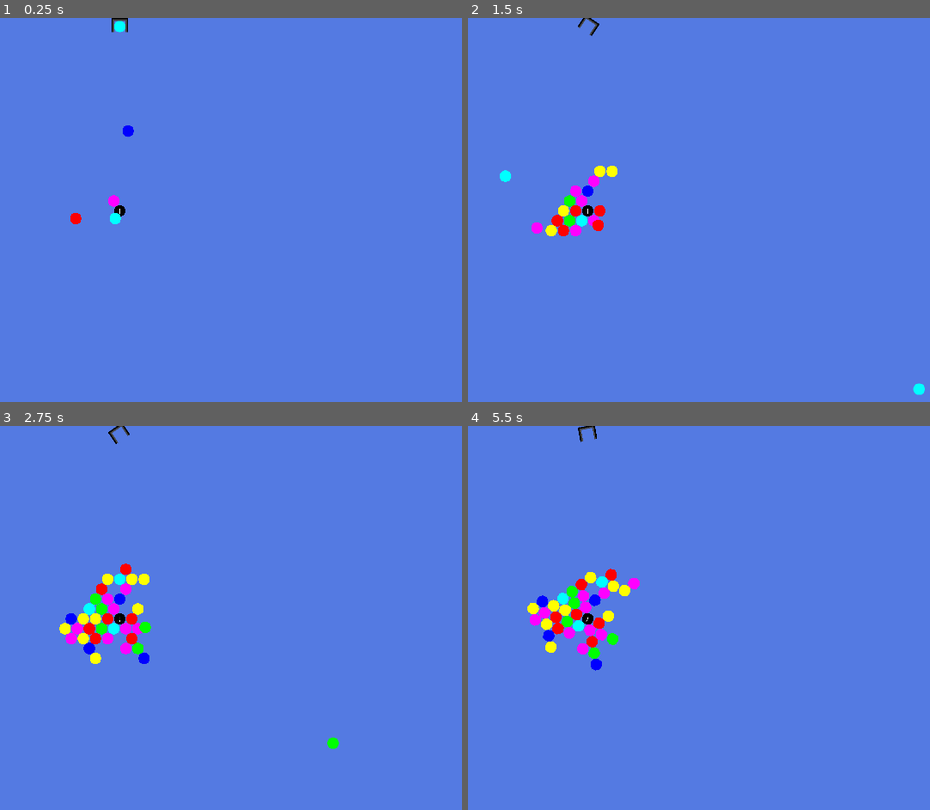
Above: before the commit, frames 1-4 (two rows, left to right).
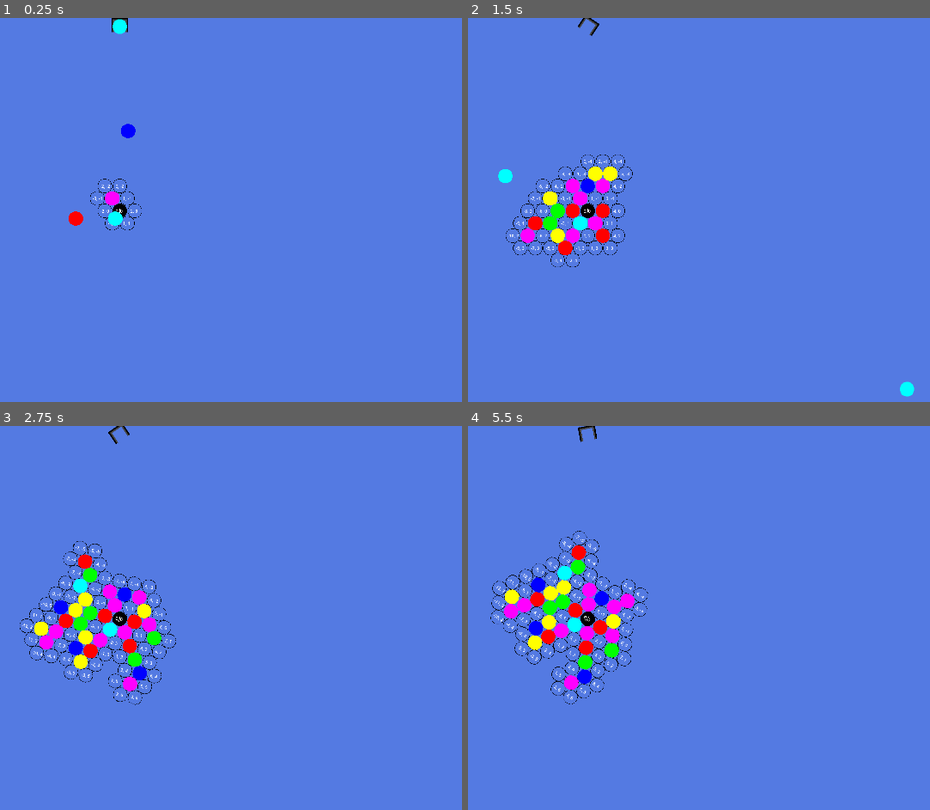
Above: after the commit, the same moments.

Repository: almostNathan/BubbleSpinnerRoguelike
Game: Godot game, scene res://main_arena.tscn
Same seed, same stepped clock (60 frames per second), same inputs: the game is played once before the commit and once after it.
Inputs (mouse positions are in pixels of both pictures, inside the frame that each line leads up to):
- Up to frame 1 (0.25 s): no input
- Up to frame 2 (1.5 s): move the mouse to (740, 190) at 0.52 s; press the mouse at (740, 190) at 0.53 s; move the mouse to (outside the picture) at 1.27 s; release the mouse at (outside the picture) at 1.28 s; click (outside the picture) at 1.35 s
- Up to frame 3 (2.75 s): move the mouse to (189, 533) at 2.02 s; press the mouse at (189, 533) at 2.03 s
- Up to frame 4 (5.5 s): move the mouse to (555, 694) at 2.77 s; release the mouse at (555, 694) at 2.78 s; click (555, 694) at 2.85 s; tap Enter at 3.5 s; move the mouse to (791, 675) at 3.52 s; press the mouse at (791, 675) at 3.53 s; move the mouse to (outside the picture) at 4.27 s; release the mouse at (outside the picture) at 4.28 s; click (outside the picture) at 4.35 s; move the mouse to (620, 618) at 5.02 s; press the mouse at (620, 618) at 5.03 s

The runs differ from the first frame. In frame 1, 0.3% of the frame differs, in the area x 14-31%, y 0-56%; in frame 2, 2.4%; in frame 3, 4.5%; in frame 4, 4.7%, in the area x 4-40%, y 27-73%.

Commit message:
basic scoring done

Diff:
--- a/Globals/BallTypes.gd
+++ b/Globals/BallTypes.gd
@@ -1,5 +1,29 @@
 extends Node
 
+
 var types : Dictionary = {
-	""
+	"red" : {
+		"color" : Color(1.0, 0.0, 0.0,1),
+		"value" : 5
+	},
+	"green" : {
+		"color" : Color(0.0, 1.0, 0.0,1),
+		"value" : 6
+	},
+	"blue" : {
+		"color" : Color(0.0, 0.0, 1.0,1),
+		"value" : 7
+	},
+	"yellow" : {
+		"color" : Color(1.0, 1.0, 0.0,1),
+		"value" : 8
+	},
+	"cyan" : {
+		"color" : Color(0.0, 1.0, 1.0,1),
+		"value" : 9
+	},
+	"purple" : {
+		"color" : Color(1.0, 0.0, 1.0,1),
+		"value" : 10
+	}
 }
--- a/Scenes/ball_grid_slot.tscn
+++ b/Scenes/ball_grid_slot.tscn
@@ -10,11 +10,10 @@
 script = ExtResource("1_x7o2b")
 
 [node name="Sprite2D" type="Sprite2D" parent="."]
-visible = false
+scale = Vector2(1.25, 1.25)
 texture = ExtResource("2_811my")
 
 [node name="Label" type="Label" parent="."]
-visible = false
 anchors_preset = 8
 anchor_left = 0.5
 anchor_top = 0.5
--- a/Scenes/ball_queue.gd
+++ b/Scenes/ball_queue.gd
@@ -7,8 +7,6 @@
 	if current_queue.is_empty():
 		reload_current_queue()
 	return current_queue.pop_front()
-
-
 
 
 func reload_current_queue() -> void:
--- a/Scenes/base_ball.tscn
+++ b/Scenes/base_ball.tscn
@@ -4,7 +4,7 @@
 [ext_resource type="Texture2D" uid="uid://dgocb1i6ielpu" path="res://Textures/white_ball.png" id="2_thgr1"]
 
 [sub_resource type="CircleShape2D" id="CircleShape2D_kdads"]
-radius = 16.0
+radius = 20.0
 
 [sub_resource type="LabelSettings" id="LabelSettings_8jf2s"]
 font_size = 10
@@ -14,6 +14,7 @@
 script = ExtResource("1_8jf2s")
 
 [node name="Sprite2D" type="Sprite2D" parent="."]
+scale = Vector2(1.25, 1.25)
 texture = ExtResource("2_thgr1")
 
 [node name="Area2D" type="Area2D" parent="." groups=["ball"]]
--- a/Scenes/start_point.tscn
+++ b/Scenes/start_point.tscn
@@ -4,13 +4,14 @@
 [ext_resource type="Texture2D" uid="uid://dgocb1i6ielpu" path="res://Textures/white_ball.png" id="1_02nw6"]
 
 [sub_resource type="CircleShape2D" id="CircleShape2D_1pl8i"]
-radius = 16.0
+radius = 20.0
 
 [node name="StartPoint" type="Node2D" groups=["ball"]]
 script = ExtResource("1_1pl8i")
 color = Color(0, 0, 0, 1)
 
 [node name="Sprite2D" type="Sprite2D" parent="."]
+scale = Vector2(1.25, 1.25)
 texture = ExtResource("1_02nw6")
 
 [node name="Area2D" type="Area2D" parent="." groups=["ball"]]
--- a/Scripts/ball_grid_manager.gd
+++ b/Scripts/ball_grid_manager.gd
@@ -1,7 +1,7 @@
 extends Node2D
 class_name BallGridManager
 
-const BALL_SIZE : int = 32
+const BALL_SIZE : int = 40
 const GRID_SIZE_X : int = 40
 const GRID_SIZE_Y : int = 20
 const RELATIVE_UP_LEFT : Vector2i = Vector2i(-1, -1)
@@ -36,8 +36,8 @@
 		add_balls(10)
 
 func ball_collided(shot_ball: BaseBall, collided_ball: BaseBall):
-	shot_ball.reparent(self, true)
-
+	shot_ball.reparent(self)
+	#shot_ball.call_deferred("reparent", self, true)
 	var closest_position = grid_spot_closest_to_position(shot_ball.position)
 	grid_slot_dict[closest_position].set_ball_in_slot(shot_ball)
 
@@ -55,10 +55,24 @@
 	#Force is greatest when they are at 90/270 degrees and least at 0/180 -> sin
 	rotation_tween.tween_property(self, 'rotation', self.rotation + (-sin(force_angle) * force_value), 1)
 
-	clear_slots(get_connected_group(closest_position))
+	var connected_group_pos_array = get_connected_group_pos(closest_position)
+	if len(connected_group_pos_array) != 0:
+		score_and_clear(closest_position)
 
 	update_available_positions()
 	delete_islands()
+
+func score_and_clear(closest_position : Vector2i) -> void:
+	var connected_group_pos = get_connected_group_pos(closest_position)
+	var score = 0
+	for ball_pos in connected_group_pos:
+		var types = grid_slot_dict[ball_pos].get_types()
+		for type in types:
+			score += BallTypes.types[type]["value"]
+
+	print(score)
+
+	clear_slots(connected_group_pos)
 
 func grid_spot_closest_to_position(from_position : Vector2):
 		# find nearest available position to shot_ball
@@ -71,6 +85,8 @@
 		if from_position.distance_to(grid_slot_dict[available_slots[i]].get_current_position()) < from_position.distance_to(grid_slot_dict[closest_position].get_current_position()):
 			closest_position = available_slots[i]
 	return closest_position
+
+
 
 func set_up_grid_locations():
 	#create a dictionary of
@@ -168,7 +184,7 @@
 		island_slots.erase(slot)
 	clear_slots(island_slots)
 
-func get_connected_group(start_pos: Vector2i) -> Array[Vector2i]:
+func get_connected_group_pos(start_pos: Vector2i) -> Array[Vector2i]:
 	if not grid_slot_dict.has(start_pos):
 		return []
 
--- a/Scripts/ball_grid_slot.gd
+++ b/Scripts/ball_grid_slot.gd
@@ -80,8 +80,8 @@
 	if !ball_in_slot:
 		is_available = true
 		is_active = true
-		$Sprite2D.visible = false
-		$Label.visible = false
+		$Sprite2D.visible = true
+		$Label.visible = true
 
 func make_unavailable():
 	is_available = false
--- a/Scripts/base_ball.gd
+++ b/Scripts/base_ball.gd
@@ -14,6 +14,7 @@
 
 var active = true
 var timekeeper = 0.0
+
 func _ready():
 	sprite.modulate = color
 
@@ -28,7 +29,6 @@
 
 func aim_at(target_position : Vector2):
 	self.movement_direction = self.global_position.direction_to(target_position)
-	#self.movement_direction =
 
 func set_movement_direction(new_movement_direction : Vector2):
 	self.movement_direction = new_movement_direction.normalized()
--- a/main_arena.gd
+++ b/main_arena.gd
@@ -1,5 +1,7 @@
 extends Node2D
 class_name MainArena
+
+@export var my_name : String
 
 @onready var launcher = $Launcher
 @onready var ball_grid_manager : BallGridManager = $BallGridManager
--- a/project.godot
+++ b/project.godot
@@ -18,6 +18,7 @@
 [autoload]
 
 SignalHub="*res://Globals/SignalHub.gd"
+BallTypes="*res://Globals/BallTypes.gd"
 
 [display]
 
